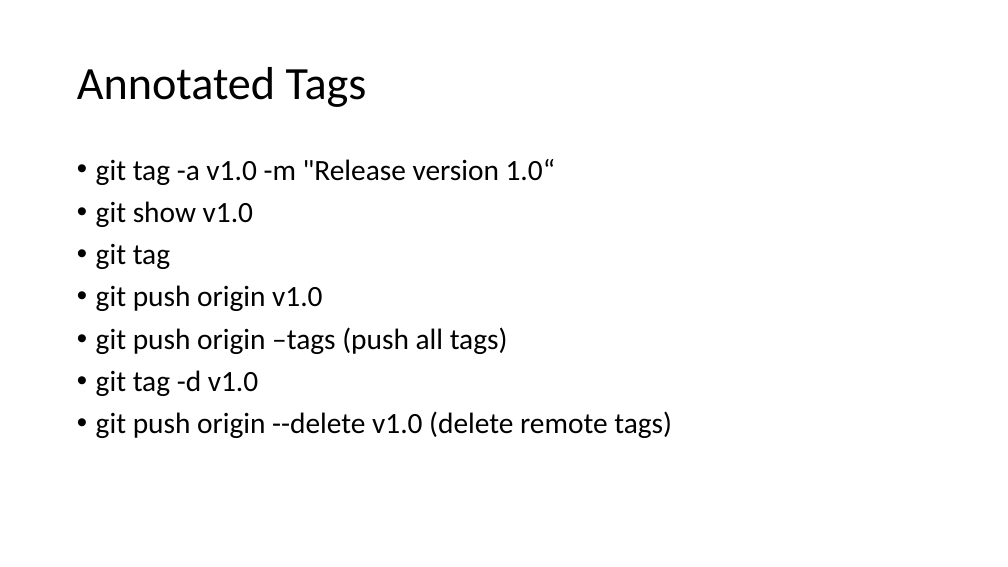
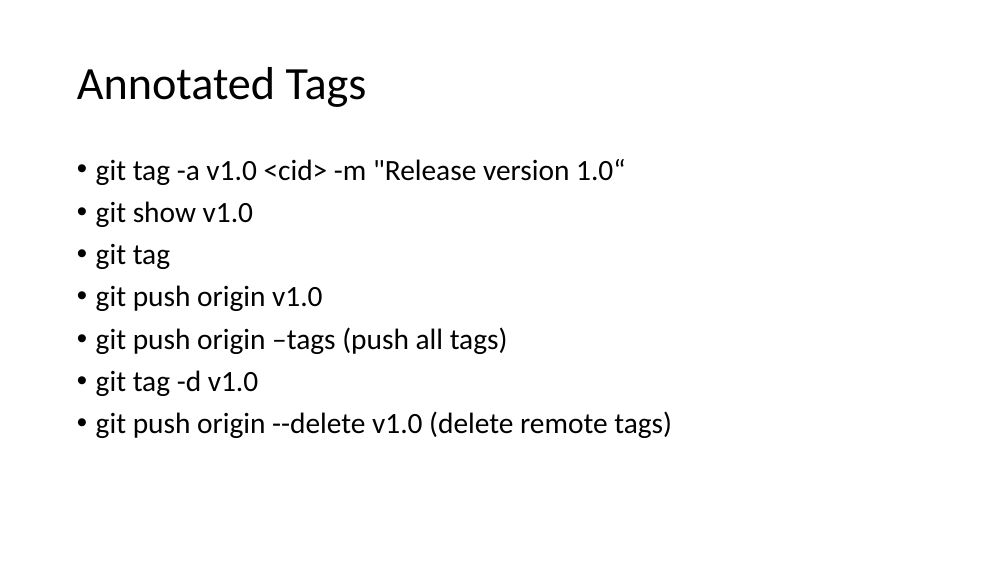
Before and after one commit to faisalck/gfgdevopsbatch38, a slide deck: slide 24 of Week 3/git.pptx. Drawn at 1008x567 pixels with LibreOffice and Linux fonts; fonts in the diff are those of the drawing. Boxes give left, top, right and bottom in pixels: in the first picture for what was removed or moved away, otherwise in the second. Text is boxed around its words. In the diff, an @@ line names an element or a change of style, - is before the commit and + after.

```diff
--- a/Week 3/git.pptx
+++ b/Week 3/git.pptx
@@ text at (x1=96, y1=159, x2=625, y2=185): text changed @@
-• git tag -a v1.0 -m "Release version 1.0“
+• git tag -a v1.0 <cid> -m "Release version 1.0“
```
Also in this commit, not shown: 1 other slide changed, 5 other files.
